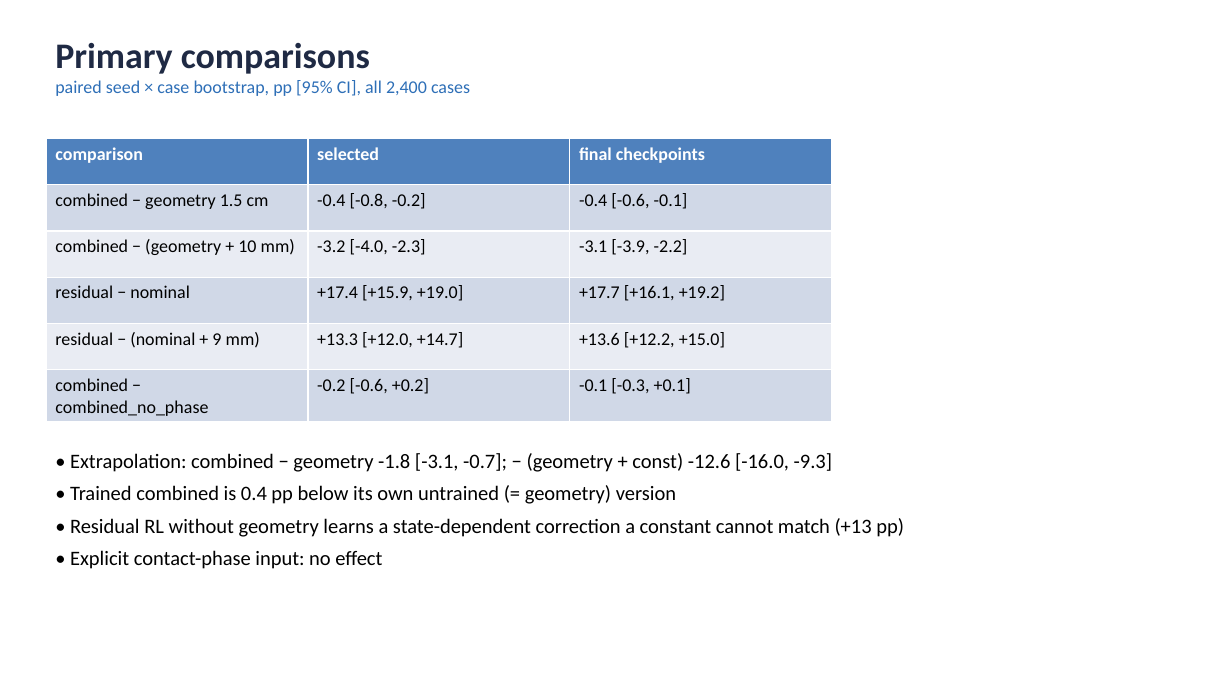
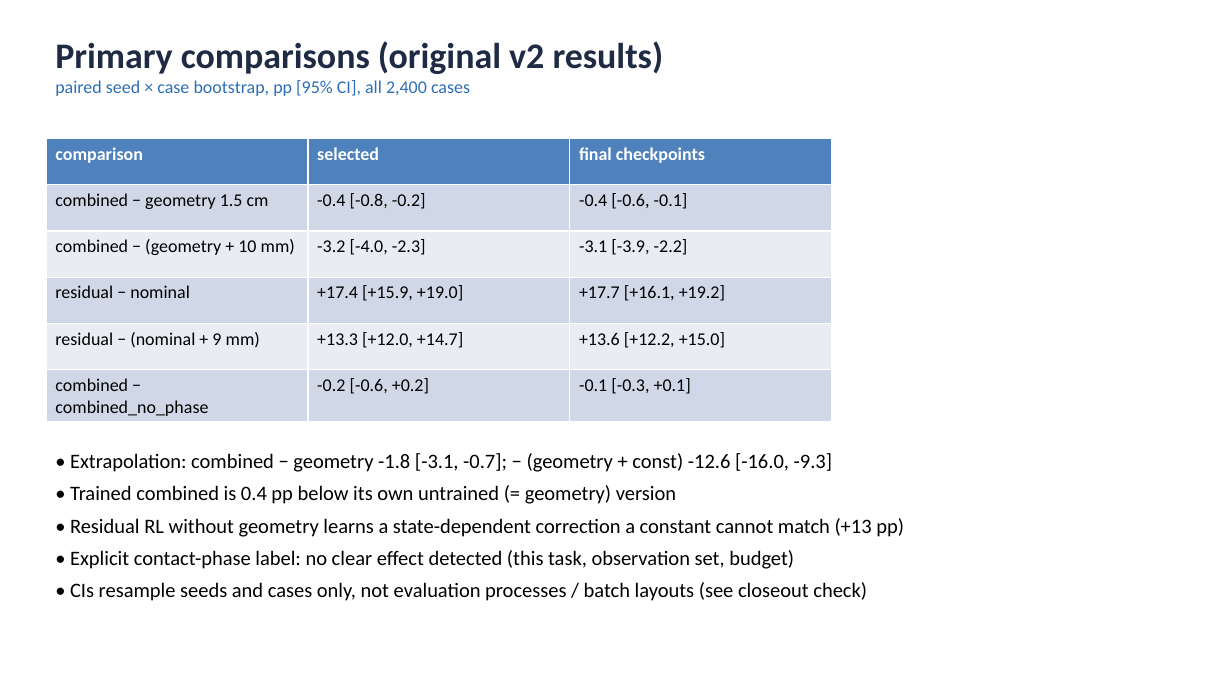
Before and after one commit to ywen0511/CSCI645-Project, a slide deck: slide 8 of report/v2/deck/deck.pptx. Drawn at 1232x693 pixels with LibreOffice and Linux fonts; fonts in the diff are those of the drawing. Boxes give left, top, right and bottom in pixels: in the first picture for what was removed or moved away, otherwise in the second. Text is boxed around its words. In the diff, an @@ line names an element or a change of style, - is before the commit and + after.

```diff
--- a/report/v2/deck/deck.pptx
+++ b/report/v2/deck/deck.pptx
@@ text at <box>55,41,664,74</box>: text changed @@
-Primary comparisons
+Primary comparisons (original v2 results)
@@ text at <box>70,550,867,601</box>: text changed @@
-• Explicit contact-phase input: no effect
+• Explicit contact-phase label: no clear effect detected (this task, observation set, budget)
+• CIs resample seeds and cases only, not evaluation processes / batch layouts (see closeout check)
```
Also in this commit, not shown: 3 other slides changed, 2 slides added, 24 other files.
